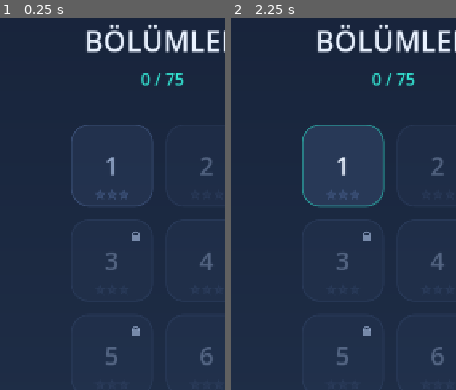
Above: before the commit, frames 1-2 (left to right).
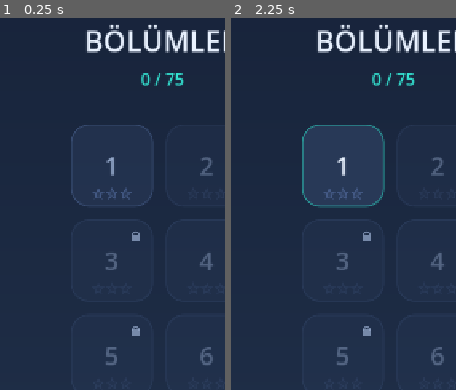
Above: after the commit, the same moments.

Repository: omerfrktstboop/LumaBounce
Game: Godot game, scene res://scenes/level_select.tscn
Same seed, same stepped clock (60 frames per second), same inputs: the game is played once before the commit and once after it. This scene is started directly instead of the project's main scene.
Inputs:
- Up to frame 1 (0.25 s): no input
- Up to frame 2 (2.25 s): click "1" at 0.5 s; click "GERİ" at 1.25 s; click "1" at 2 s
The pictures show only the part of the screen within x 14-64%, y 0-50%; the shares and areas given below are measured in that part.

The runs differ from the first frame. In frame 1, 0.1% of the frame differs, in the area x 41-59%, y 45-49%; in frame 2, 0.1%.

Commit message:
Start the attempt clock on first aim; fix small empty stars reading as filled
Two separate reports, one of which turned out not to be a counting bug at all.

The attempt clock ran from the moment the level opened, so reading a layout
before touching anything spent star time. It now starts on the first valid
aim and shares that trigger with the tutorial fade - for the player those
are the same moment, "I am playing now". The trigger is a real aim (drag
past min_drag_distance), not a screen touch, so a stray finger cannot start
it. Restarting the level disarms it again. The level clock that feeds
playtest "time spent" still runs from entry; only the attempt clock, which
is what stars are scored on, waits.

The star mismatch is not a data bug. Traced the path end to end:
calculate_stars returns 2, ProgressStore saves 2, and both StarRows - the
result panel's and the level select button's - hold _filled = 2. What
differs is only how they draw. outline_width was a fixed 2.0 while the level
select star has radius 7, so the outline stroke, spanning +-1px around a
path whose arms are only ~4px deep, closed over the gaps and rendered the
empty star as a solid blob. Three solid star shapes on the button, two of
them cyan - counted as three at a glance. The width is now proportional to
the radius, capped at the exported value, so the 17px panel star is
untouched and the small one stays genuinely hollow. Empty fill dropped to
0.20 alpha and the outline moved to the lighter surface tone so the empty
slot reads as an outline rather than a dimmer filled star, and the button
row went from radius 7 to 8.5.

Worth noting for later: the level select shows the best result ever
recorded, the result panel shows the run that just ended. Replaying a
3-star level and getting 2 will legitimately show 2 on the card and 3 on the
grid. That is the intended max-only behaviour, not this bug.

Both rules now have coverage in tools/check_blocks_and_gate.gd - the clock
is invisible in play (no on-screen timer, it only surfaces through the star
you get) so a regression would be silent. 80 checks, all passing.

Not run on device.

Diff:
--- a/scripts/debug/debug_panel.gd
+++ b/scripts/debug/debug_panel.gd
@@ -106,9 +106,11 @@
 ## Su anki deneme ve yildiz durumu - yalnizca debug panelinde.
 func _append_attempt_lines(lines: PackedStringArray, snapshot: Dictionary) -> void:
 	lines.append("")
-	lines.append("Deneme: %d atis / %.1f sn" % [
+	# Kronometre ilk gecerli nisanla baslar; o ana kadar "bekliyor" gorunur.
+	lines.append("Deneme: %d atis / %.1f sn %s" % [
 		int(snapshot.get("attempt_shots", 0)),
-		float(snapshot.get("attempt_seconds", 0.0))])
+		float(snapshot.get("attempt_seconds", 0.0)),
+		"" if bool(snapshot.get("attempt_timer_running", false)) else "(sure bekliyor)"])
 	lines.append("Yildiz: simdi %d | kayitli %d | toplam %d/%d" % [
 		int(snapshot.get("projected_stars", 0)),
 		int(snapshot.get("saved_stars", 0)),
--- a/scripts/gameplay.gd
+++ b/scripts/gameplay.gd
@@ -114,6 +114,11 @@
 var _shots_this_attempt := 0
 var _attempt_active_start_msec := 0
 var _attempt_elapsed_seconds := 0.0
+## Deneme kronometresi bolume GIRINCE degil, oyuncu ilk topu gercekten nisan
+## almaya baslayinca calisir. Bolumu inceleyip yerlesimi okumak yildiz suresini
+## yemez. Ipucunun soldugu anla ayni tetik kullanilir (ilk gecerli nisan),
+## boylece "sure basladi" ile "artik oynuyorsun" ayni an olur.
+var _attempt_timer_running := false
 var _level_active_start_msec := 0
 var _level_elapsed_seconds := 0.0
 var _playtest_timing_paused := false
@@ -643,9 +648,13 @@
 
 
 ## Oyuncu gercekten nisan almaya basladiginda (surukleme min esigi gecince)
-## ipucu yumusakca cekilir - artik ekrani mesgul etmesine gerek yok.
+## iki sey olur: ipucu yumusakca cekilir ve deneme kronometresi baslar.
+## Ayni tetigi paylasmalari kasitli - oyuncu icin "artik oynuyorum" ani budur.
+## Ekrana dokunmak degil, gercek bir nisan olusmasi araniyor; boylece
+## yanlislikla degen bir parmak sureyi baslatmaz.
 func _on_aim_updated(_power_ratio: float, _direction: Vector2) -> void:
 	if _launcher.has_valid_aim():
+		_start_attempt_timer()
 		_dismiss_tutorial()
 
 
@@ -701,6 +710,7 @@
 		"blocks_broken": _blocks.get_broken_count(),
 		"attempt_shots": _shots_this_attempt,
 		"attempt_seconds": attempt_seconds,
+		"attempt_timer_running": _attempt_timer_running,
 		"projected_stars": projected,
 		"saved_stars": saved_stars,
 		"total_stars": total_stars,
@@ -723,9 +733,21 @@
 func _reset_attempt_timer() -> void:
 	_attempt_elapsed_seconds = 0.0
 	_attempt_active_start_msec = Time.get_ticks_msec()
+	# Kronometre yeniden KURULUR ama baslatilmaz; oyuncu tekrar nisan alana
+	# kadar bekler (bkz. _start_attempt_timer).
+	_attempt_timer_running = false
 	_final_attempt_seconds = 0.0
 	_final_attempt_shots = 0
 	_attempt_finished = false
+
+
+## Oyuncu ilk gecerli nisanini yaptigi anda kronometreyi baslatir. Deneme
+## boyunca yalnizca bir kez etki eder; sonraki atislarda sure durmaz.
+func _start_attempt_timer() -> void:
+	if _attempt_timer_running or _attempt_finished:
+		return
+	_attempt_timer_running = true
+	_attempt_active_start_msec = Time.get_ticks_msec()
 
 
 func _set_playtest_timing_paused(paused: bool) -> void:
@@ -745,8 +767,11 @@
 	if _playtest_timing_paused:
 		return
 	var now := Time.get_ticks_msec()
+	# Bolum kronometresi (playtest istatistigi) bolume girildigi andan itibaren
+	# isler; deneme kronometresi (yildiz suresi) yalnizca baslatildiysa.
 	_level_elapsed_seconds += maxf((now - _level_active_start_msec) / 1000.0, 0.0)
-	_attempt_elapsed_seconds += maxf((now - _attempt_active_start_msec) / 1000.0, 0.0)
+	if _attempt_timer_running:
+		_attempt_elapsed_seconds += maxf((now - _attempt_active_start_msec) / 1000.0, 0.0)
 	_level_active_start_msec = now
 	_attempt_active_start_msec = now
 
@@ -755,6 +780,9 @@
 	# Bolum bittiyse dondurulmus deger doner; sonuc karti acikken sure islemez.
 	if _attempt_finished:
 		return _final_attempt_seconds
+	# Henuz nisan alinmadi: sure 0'dir, yerlesimi incelemek yildiz yemez.
+	if not _attempt_timer_running:
+		return _attempt_elapsed_seconds
 	var elapsed := _attempt_elapsed_seconds
 	if not _playtest_timing_paused:
 		elapsed += maxf((Time.get_ticks_msec() - _attempt_active_start_msec) / 1000.0, 0.0)
--- a/scripts/level_select.gd
+++ b/scripts/level_select.gd
@@ -19,7 +19,7 @@
 @export var check_size := 24.0
 @export var lock_size := 24.0
 ## Buton icindeki mini yildiz satiri.
-@export var button_star_radius := 7.0
+@export var button_star_radius := 8.5
 @export var button_star_spacing := 5.0
 ## Yildiz kapisi yuzunden kilitli butondaki "34 / 40" bilgisi.
 @export var gate_font_size := 18
--- a/scripts/ui/star_row.gd
+++ b/scripts/ui/star_row.gd
@@ -26,8 +26,13 @@
 @export_group("Renkler")
 @export var filled_color := Palette.ACCENT
 @export var filled_core_color := Palette.ACCENT_CORE
-@export var empty_color := Color(Palette.SURFACE_LIGHT, 0.35)
-@export var outline_color := Color(Palette.SURFACE_EDGE, 0.9)
+## Bos yildiz "yer tutan bos yuva" gibi okunmali: cok soluk govde + ince
+## kontur. Govde fazla belirgin olursa kucuk boyutlarda dolu yildizdan
+## ayirt edilemez.
+@export var empty_color := Color(Palette.SURFACE_LIGHT, 0.20)
+@export var outline_color := Color(Palette.SURFACE_LIGHT, 0.70)
+## Buyuk yildizlardaki kontur kalinligi. Kucuk yaricaplarda otomatik incelir
+## (bkz. _effective_outline_width).
 @export var outline_width := 2.0
 
 @export_group("Animasyon")
@@ -129,6 +134,15 @@
 			_draw_star(center, star_radius, empty_color, true)
 
 
+## Kontur kalinligi YARICAPLA ORANTILI olmali. Sabit 2 px, bolum secim
+## butonundaki 7 px'lik yildizda kollarin arasini tamamen doldurur: bos yildiz
+## "ici bos" degil "dolu" gorunur ve 2 yildiz kazanilan bir bolum listede
+## 3 yildizmis gibi okunur. Sonuc panelindeki 17 px'lik yildizda deger
+## degismez, yani buyuk gosterim aynen korunur.
+func _effective_outline_width() -> float:
+	return minf(outline_width, star_radius * 0.20)
+
+
 ## Bes koseli yildiz: dis ve ic yaricap arasinda donusumlu 10 nokta.
 func _draw_star(center: Vector2, radius: float, color: Color, outlined: bool) -> void:
 	var points := PackedVector2Array()
@@ -142,4 +156,4 @@
 	if outlined:
 		var loop := points.duplicate()
 		loop.append(points[0])
-		draw_polyline(loop, outline_color, outline_width, true)
+		draw_polyline(loop, outline_color, _effective_outline_width(), true)
--- a/tools/check_blocks_and_gate.gd
+++ b/tools/check_blocks_and_gate.gd
@@ -38,6 +38,7 @@
 	_register_audio_manager()
 
 	await _test_block_state_rules()
+	await _test_attempt_timer()
 	await _test_level_select()
 	_test_star_gate()
 	_test_library_bounds()
@@ -132,6 +133,54 @@
 		if block != null and not block.is_broken():
 			return block
 	return null
+
+
+# --- Deneme kronometresi -------------------------------------------------------
+#
+# Sure, bolume GIRINCE degil ilk gecerli nisanda baslamali. Bunu oynayarak
+# fark etmek zor (ekranda kronometre yok, yalnizca yildiza yansir), bu yuzden
+# dogrudan olculur.
+
+func _test_attempt_timer() -> void:
+	print("")
+	print("--- Deneme kronometresi ---")
+
+	var gameplay: Node = (load("res://scenes/gameplay.tscn") as PackedScene).instantiate()
+	gameplay.level_data = LevelLibrary.load_level(1)
+	root.add_child(gameplay)
+	await physics_frame
+
+	_check("bolume girince kronometre kapali",
+		bool((gameplay.get_debug_snapshot() as Dictionary)["attempt_timer_running"]), false)
+
+	# Bolumu incelemek sureyi yememeli.
+	await create_timer(0.6).timeout
+	_check("nisan alinmadan sure islemiyor",
+		float((gameplay.get_debug_snapshot() as Dictionary)["attempt_seconds"]), 0.0)
+
+	# Gecerli bir nisan: min_drag_distance esigini gecen bir surukleme.
+	var launcher := gameplay.get_node("Launcher") as Launcher
+	var origin := launcher.get_spawn_position()
+	launcher.begin_aim(origin)
+	launcher.update_aim(origin + Vector2(0.0, launcher.min_drag_distance + 40.0))
+	_check("gecerli nisan olustu", launcher.has_valid_aim(), true)
+	_check("gecerli nisan kronometreyi baslatiyor",
+		bool((gameplay.get_debug_snapshot() as Dictionary)["attempt_timer_running"]), true)
+
+	await create_timer(0.5).timeout
+	var running := float((gameplay.get_debug_snapshot() as Dictionary)["attempt_seconds"])
+	_check("nisandan sonra sure isliyor", running > 0.3, true)
+
+	# Bolum yeniden baslarsa kronometre yeniden BEKLEMEYE gecmeli.
+	gameplay.reset_shot()
+	await physics_frame
+	var after: Dictionary = gameplay.get_debug_snapshot()
+	_check("yeniden baslatinca kronometre tekrar kapali",
+		bool(after["attempt_timer_running"]), false)
+	_check("yeniden baslatinca sure sifir", float(after["attempt_seconds"]), 0.0)
+
+	root.remove_child(gameplay)
+	gameplay.free()
 
 
 # --- Bolum secim ekrani --------------------------------------------------------
